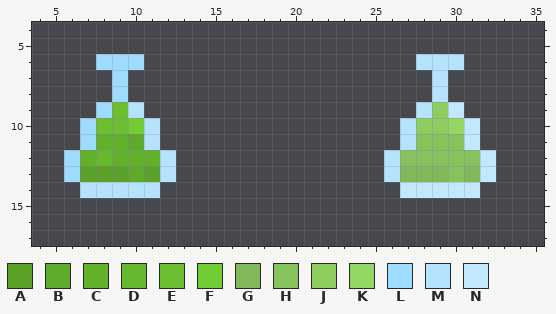
One commit to this pixel-art sprite: ProyectosSDL/HolaSDL/images/Items/chemical.png. That is the earlier state.
The file is 40x20 pixels. Colours within 5 levels of each other are drawn and written as one. Shown: x 4..35, y 4..17.
Palette (. is transparent): A #5aa328  B #5eaa2a  C #62b12b  D #66b82d  E #6abe30  F #72cd32  G #80b85a  H #86c35c  J #8dcd60  K #93d862  L #9ddbff  M #b3e3ff  N #c0e8ff
After the commit:
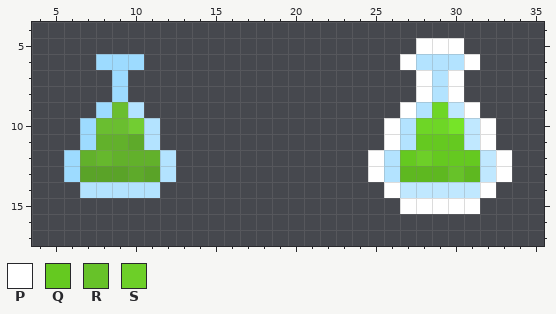
Colours new in this view: P #ffffff  Q #65c920  R #67c229  S #6dcf28
What changed:
Colour G changes from #80b85a to #5eb820.
Colour J changes from #8dcd60 to #6ed626.
Colour K changes from #93d862 to #76e428.
There is now colour P in row 5 at x 28 to 30; in row 6 at x 27 and 31; in rows 7 to 8 at x 28 and 30; in row 9 at x 27 and 31; in rows 10 to 11 at x 26 and 32; in rows 12 to 13 at x 25 and 33.
There is now colour P in row 14 at x 26 and 32; in row 15 at x 27 to 31.
The edit turns colour H into colour Q in row 11 at x 28 to 30; in row 12 at x 27 and 29 to 31.
The edit turns colour H into colour R in row 13 at x 30.
The edit turns colour H into colour S in row 12 at x 28.
Pixel boxes of the changes (left, top, right, bottom) in both pictures:
changed: (368, 38, 512, 214)
